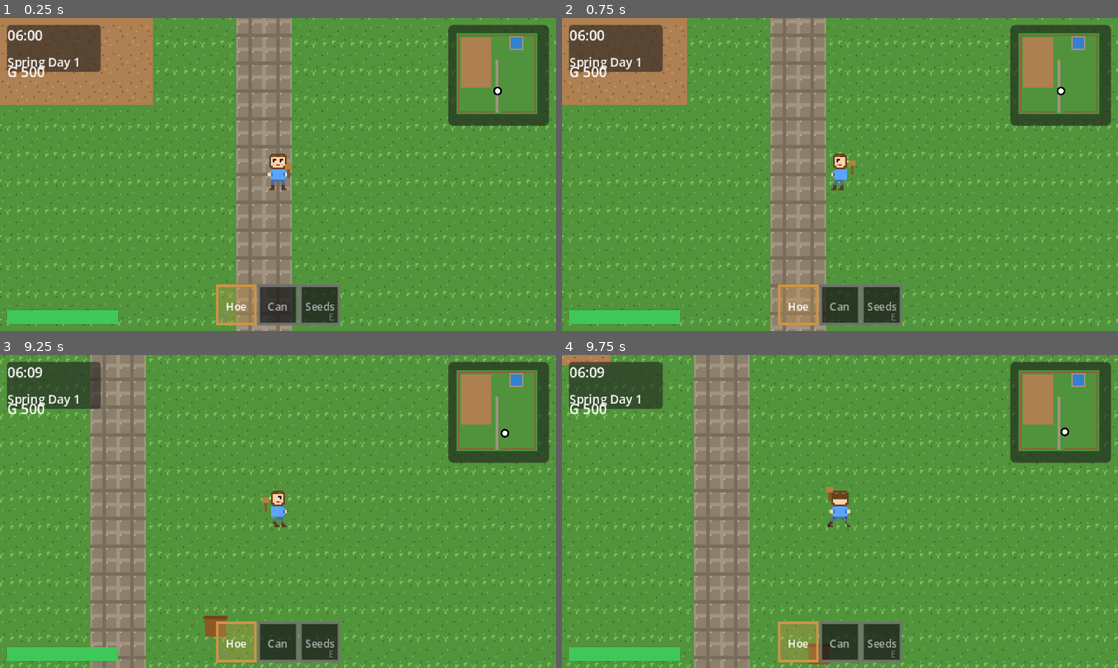
Above: before the commit, frames 1-4 (two rows, left to right).
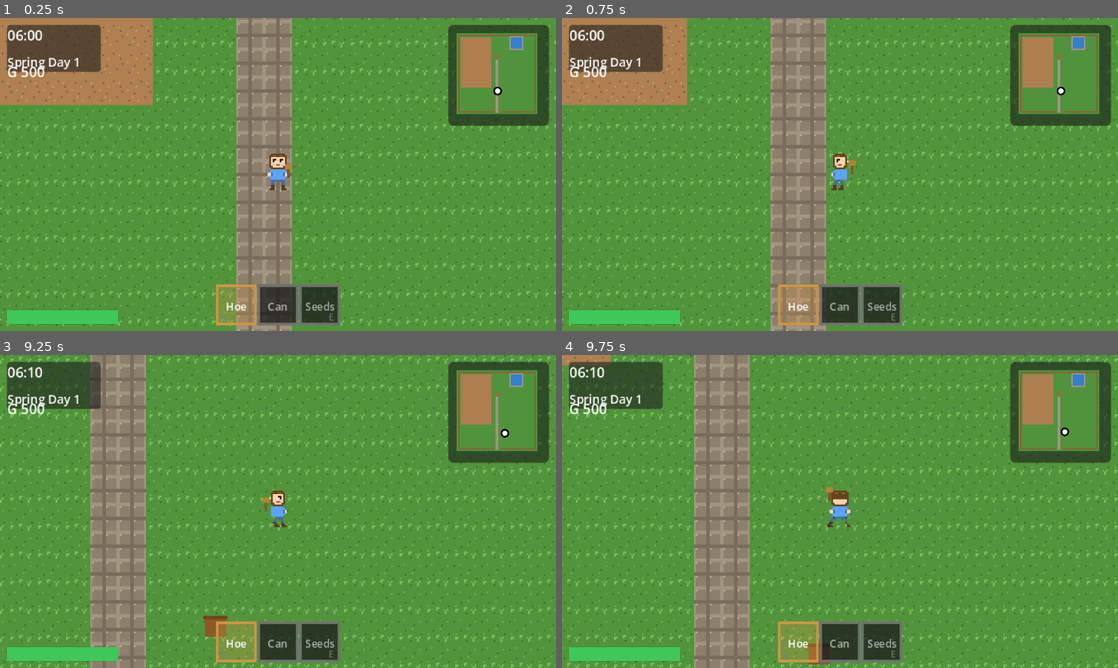
Above: after the commit, the same moments.

Repository: vito-mish/the-merry-fields
Game: Godot game, scene res://scenes/maps/farm.tscn
Same seed, same stepped clock (60 frames per second), same inputs: the game is played once before the commit and once after it.
Inputs:
- Up to frame 1 (0.25 s): no input
- Up to frame 2 (0.75 s): tap Enter at 0.5 s; hold D (move_right) from 0.53 s (still down); hold Z (action) from 0.53 s (still down)
- Up to frame 3 (9.25 s): release D (move_right) at 1.28 s; release Z (action) at 1.28 s; hold S (move_down) 1.28-2.03 s; tap Z (action) at 1.35, 3.05, 4.35, 6.05, 7.35, 9.05 s; hold D (move_right) 2.03-2.78 s; hold Z (action) 2.03-2.78 s; tap E (tool_next) at 2.1, 5.1, 8.1 s; hold W (move_up) 2.78-3.53 s; tap Q (tool_prev) at 2.85, 5.85, 8.85 s; hold Z (action) 3.53-4.28 s; hold A (move_left) 3.53-5.03 s; hold S (move_down) 5.03-5.78 s; hold Z (action) 5.03-5.78 s; hold D (move_right) 5.78-6.53 s; hold W (move_up) 6.53-7.28 s; hold Z (action) 6.53-7.28 s; hold D (move_right) 7.28-8.03 s; hold S (move_down) 8.03-8.78 s; hold Z (action) 8.03-8.78 s; hold A (move_left) from 8.78 s (still down)
- Up to frame 4 (9.75 s): release A (move_left) at 9.53 s; hold W (move_up) from 9.53 s (still down); hold Z (action) from 9.53 s (still down)

The runs differ from the first frame. In frame 1, less than 0.1% of the frame differs, in the area x 89-90%, y 11-13%; in frame 2, less than 0.1%; in frame 3, less than 0.1%; in frame 4, less than 0.1%, in the area x 5-90%, y 3-13%.

Commit message:
feat: 睡眠系統 + GameConfig 參數集中管理 (S02-T04/T05/T06, S06-T09)
睡眠流程：
- 進入農場小屋門口按 Z 主動睡覺，淡出淡入後推進至隔天
- 01:00/02:00/03:00 各觸發 HUD 警告通知
- 04:00 強制暈倒：扣醫療費 500G
- 睡覺懲罰依時間計算（隔天起床體力）：
  00:xx-01:xx 不扣，02:xx -15%，03:xx -30%，暈倒 -50%

其他：
- GameConfig autoload 集中管理可調參數（時間流速、體力、懲罰等）
- 小地圖新增農場小屋色塊
- HUD 新增通知 / 互動提示標籤
- 時間流速設為 1.1（22 遊戲小時 ≈ 真實 20 分鐘）

Co-Authored-By: Claude Sonnet 4.6 <noreply@anthropic.com>

Diff:
--- a/project.godot
+++ b/project.godot
@@ -23,6 +23,7 @@
 
 [autoload]
 
+GameConfig="*res://scripts/config/game_config.gd"
 TransitionManager="*res://scripts/managers/transition_manager.gd"
 TimeManager="*res://scripts/managers/time_manager.gd"
 EconomyManager="*res://scripts/managers/economy_manager.gd"
--- a/scripts/characters/player.gd
+++ b/scripts/characters/player.gd
@@ -1,16 +1,11 @@
 extends CharacterBody2D
 
-# ── 移動 ─────────────────────────────────────────────────────────────────
-const SPEED := 80.0
-
 # ── 體力 ─────────────────────────────────────────────────────────────────
-const STAMINA_MAX := 100.0
-var stamina       := STAMINA_MAX
+var stamina : float = GameConfig.STAMINA_MAX
 
 # ── 工具 ─────────────────────────────────────────────────────────────────
 ## 可用工具清單
-const TOOLS        : Array[String] = ["hoe", "watering_can", "seeds"]
-const TOOL_STAMINA : Dictionary    = { "hoe": 4.0, "watering_can": 2.0, "seeds": 1.0 }
+const TOOLS : Array[String] = ["hoe", "watering_can", "seeds"]
 ## 目前選擇的工具索引
 var tool_index : int    = 0
 var current_tool: String:
@@ -34,6 +29,8 @@
 
 func _ready() -> void:
 	add_to_group("player")
+	TimeManager.late_night.connect(_on_late_night)
+	TimeManager.forced_sleep.connect(_on_forced_sleep)
 
 
 func _physics_process(delta: float) -> void:
@@ -42,7 +39,7 @@
 		Input.get_axis("move_up", "move_down")
 	).normalized()
 
-	velocity = input * SPEED
+	velocity = input * GameConfig.PLAYER_SPEED
 	move_and_slide()
 	_update_facing(input)
 	_update_animation(input)
@@ -69,7 +66,7 @@
 		return
 
 	var tile_pos := _facing_tile()
-	var cost     : float = TOOL_STAMINA.get(current_tool, 0.0)
+	var cost     : float = GameConfig.TOOL_STAMINA.get(current_tool, 0.0)
 
 	match current_tool:
 		"hoe":
@@ -145,4 +142,42 @@
 
 
 func restore_stamina(amount: float) -> void:
-	stamina = minf(stamina + amount, STAMINA_MAX)
+	stamina = minf(stamina + amount, GameConfig.STAMINA_MAX)
+
+
+# ── 睡眠 ─────────────────────────────────────────────────────────────────
+
+func _on_late_night(_hour: int) -> void:
+	pass  # 只顯示 HUD 警告，不影響體力
+
+
+func _on_forced_sleep() -> void:
+	var fee := mini(GameConfig.DOCTOR_FEE, EconomyManager.get_gold())
+	EconomyManager.spend_gold(fee)
+	_do_sleep(true)
+
+
+## 主動睡覺（進房屋觸發）
+func sleep() -> void:
+	_do_sleep(false)
+
+
+func _do_sleep(fainted: bool) -> void:
+	var penalty := GameConfig.FAINT_STAMINA_PENALTY if fainted else _calc_sleep_penalty()
+	var wake_stamina := GameConfig.STAMINA_MAX * (1.0 - penalty)
+	TransitionManager.sleep_transition(func() -> void:
+		stamina = wake_stamina
+		TimeManager.advance_to_next_day()
+	)
+
+
+## 依目前時間查表，取得主動睡覺的體力懲罰
+func _calc_sleep_penalty() -> float:
+	var h := TimeManager.hour
+	# 懲罰只在 01:00~03:59 之間有效，其他時間睡覺不扣體力
+	if h < 1 or h >= 4:
+		return 0.0
+	for check_hour in [3, 2, 1]:
+		if h >= check_hour:
+			return GameConfig.SLEEP_PENALTY_BY_HOUR[check_hour]
+	return 0.0
--- /dev/null
+++ b/scripts/config/game_config.gd
@@ -0,0 +1,36 @@
+## GameConfig — 遊戲可調參數集中管理
+## 修改這裡就能調整遊戲平衡，不需要到各個腳本翻找
+extends Node
+
+# ── 時間 ─────────────────────────────────────────────────────────────────
+## 真實 1 秒 = 幾遊戲分鐘（調大 → 時間流得更快）
+const TIME_SPEED: float = 1.1  # 22 遊戲小時 ≈ 真實 20 分鐘
+## 每天起床時間
+const DAY_START_HOUR: int = 6
+## 每季天數
+const DAYS_PER_SEASON: int = 28
+
+# ── 玩家 ─────────────────────────────────────────────────────────────────
+## 移動速度（像素/秒）
+const PLAYER_SPEED: float = 80.0
+## 體力上限
+const STAMINA_MAX: float = 100.0
+## 各工具體力消耗
+const TOOL_STAMINA: Dictionary = {
+	"hoe": 4.0,
+	"watering_can": 2.0,
+	"seeds": 1.0,
+}
+
+# ── 懲罰 ─────────────────────────────────────────────────────────────────
+## 依睡覺時間決定隔天起床的體力扣除比例
+## key = 幾點之後睡覺，value = 扣除比例（0.0 = 不扣，0.5 = 扣 50%）
+const SLEEP_PENALTY_BY_HOUR: Dictionary = {
+	1: 0.00, # 01:xx 睡：不扣
+	2: 0.15, # 02:xx 睡：扣 15%
+	3: 0.30, # 03:xx 睡：扣 30%
+}
+## 04:00 強制暈倒（送醫）：扣 50%
+const FAINT_STAMINA_PENALTY: float = 0.50
+## 04:00 暈倒送醫費用（G）
+const DOCTOR_FEE: int = 500
--- a/scripts/managers/locale_manager.gd
+++ b/scripts/managers/locale_manager.gd
@@ -40,6 +40,12 @@
 	"MENU_BACK":          "← 返回",
 	"SETTINGS_LANGUAGE":  "語言",
 	"SETTINGS_TITLE":     "設定",
+	# 睡眠系統
+	"SLEEP_HINT":     "[ Z ] 睡覺",
+	"NOTIFY_01":      "01:00 了，晚點睡體力會打折",
+	"NOTIFY_02":      "02:00！明天起床體力 -15%",
+	"NOTIFY_03":      "03:00！明天起床體力 -30%",
+	"NOTIFY_FAINTED": "昨晚暈倒⋯ 扣除醫療費 500G，體力 -50%",
 }
 
 const _EN : Dictionary = {
@@ -69,6 +75,12 @@
 	"MENU_BACK":          "< Back",
 	"SETTINGS_LANGUAGE":  "Language",
 	"SETTINGS_TITLE":     "Settings",
+	# Sleep system
+	"SLEEP_HINT":     "[ Z ] Sleep",
+	"NOTIFY_01":      "01:00 — sleeping late reduces tomorrow's stamina",
+	"NOTIFY_02":      "02:00! Wake up stamina -15% tomorrow",
+	"NOTIFY_03":      "03:00! Wake up stamina -30% tomorrow",
+	"NOTIFY_FAINTED": "You fainted... Doctor fee -500G, stamina -50%",
 }
 
 
--- a/scripts/managers/time_manager.gd
+++ b/scripts/managers/time_manager.gd
@@ -3,22 +3,16 @@
 extends Node
 
 # ── 常數 ─────────────────────────────────────────────────────────────────
-## 真實 1 秒 = 幾遊戲分鐘（調整此值改變時間流速）
-const MINUTES_PER_REAL_SECOND : float = 1.0
-
 const HOURS_PER_DAY    := 24
 const MINUTES_PER_HOUR := 60
-const DAYS_PER_SEASON  := 28
 
 const SEASON_EN        : Array[String] = ["spring", "summer", "autumn", "winter"]
 const SEASON_KEYS      : Array[String] = ["SEASON_SPRING", "SEASON_SUMMER", "SEASON_FALL", "SEASON_WINTER"]
 
-## 每天起床時間
-const DAY_START_HOUR   := 6
 const DAY_START_MINUTE := 0
 
 # ── 狀態 ─────────────────────────────────────────────────────────────────
-var hour   : int = DAY_START_HOUR
+var hour   : int = GameConfig.DAY_START_HOUR
 var minute : int = DAY_START_MINUTE
 var day    : int = 1
 var season : int = 0   # 0=春 1=夏 2=秋 3=冬
@@ -28,16 +22,22 @@
 
 var _accum : float = 0.0
 
+# 每天已觸發過的夜深時間（避免重複發訊號）
+var _late_night_notified : Array = []   # 記錄哪些整點已通知過
+var _forced_sleep_done   : bool  = false
+
 # ── 訊號 ─────────────────────────────────────────────────────────────────
 signal time_changed(hour: int, minute: int)
 signal day_changed(day: int, season: int, year: int)
 signal season_changed(season: int)
+signal late_night(hour: int)  ## 01:00 / 02:00 / 03:00：依時間給予提示
+signal forced_sleep           ## 04:00：強制暈倒
 
 
 func _process(delta: float) -> void:
 	if paused:
 		return
-	_accum += delta * MINUTES_PER_REAL_SECOND
+	_accum += delta * GameConfig.TIME_SPEED
 	while _accum >= 1.0:
 		_accum -= 1.0
 		_tick_minute()
@@ -47,9 +47,11 @@
 
 ## 睡覺後推進到隔天早上
 func advance_to_next_day() -> void:
-	hour   = DAY_START_HOUR
+	hour   = GameConfig.DAY_START_HOUR
 	minute = DAY_START_MINUTE
 	_accum = 0.0
+	_late_night_notified.clear()
+	_forced_sleep_done = false
 	_advance_day()
 	time_changed.emit(hour, minute)
 
@@ -81,13 +83,23 @@
 		hour += 1
 		if hour >= HOURS_PER_DAY:
 			hour = 0
+			_late_night_notified.clear()
+			_forced_sleep_done = false
 			_advance_day()
 	time_changed.emit(hour, minute)
+	# 夜深警告（01:00 / 02:00 / 03:00 各觸發一次）
+	if minute == 0 and hour in [1, 2, 3] and not (hour in _late_night_notified):
+		_late_night_notified.append(hour)
+		late_night.emit(hour)
+	# 強制暈倒（04:00）
+	if hour == 4 and minute == 0 and not _forced_sleep_done:
+		_forced_sleep_done = true
+		forced_sleep.emit()
 
 
 func _advance_day() -> void:
 	day += 1
-	if day > DAYS_PER_SEASON:
+	if day > GameConfig.DAYS_PER_SEASON:
 		day = 1
 		season = (season + 1) % 4
 		if season == 0:
--- a/scripts/managers/transition_manager.gd
+++ b/scripts/managers/transition_manager.gd
@@ -43,6 +43,19 @@
 	return _is_busy
 
 
+## 睡眠淡出淡入：淡黑後執行 on_black，再淡入
+func sleep_transition(on_black: Callable) -> void:
+	if _is_busy:
+		return
+	_is_busy = true
+	await _fade_to(1.0)
+	on_black.call()
+	await get_tree().process_frame
+	await get_tree().process_frame
+	await _fade_to(0.0)
+	_is_busy = false
+
+
 # ── 私有 ─────────────────────────────────────────────────────────────────
 
 func _fade_to(alpha: float) -> void:
--- a/scripts/maps/farm.gd
+++ b/scripts/maps/farm.gd
@@ -28,6 +28,7 @@
 	_add_spawn_points()
 	_add_trees()
 	_add_shipping_box()
+	_add_house()
 
 
 func _setup_tileset() -> void:
@@ -239,6 +240,75 @@
 	$YSort.add_child(visual)
 
 
+# ── 農場小屋 ──────────────────────────────────────────────────────────────
+
+func _add_house() -> void:
+	# ── 視覺（Y-sort 下，讓玩家可走到房屋前方） ──────────────────────────
+	var house := Node2D.new()
+	house.position = Vector2(8, -196)
+
+	# 牆體（木色）
+	var wall := Polygon2D.new()
+	wall.color = Color(0.60, 0.42, 0.24, 1.0)
+	wall.polygon = PackedVector2Array([
+		Vector2(-24, -16), Vector2(24, -16),
+		Vector2(24,   16), Vector2(-24, 16),
+	])
+	house.add_child(wall)
+
+	# 屋頂（磚紅三角）
+	var roof := Polygon2D.new()
+	roof.color = Color(0.72, 0.28, 0.18, 1.0)
+	roof.polygon = PackedVector2Array([
+		Vector2(-28, -16), Vector2(28, -16),
+		Vector2(0,   -38),
+	])
+	house.add_child(roof)
+
+	# 門洞（深棕）
+	var door_vis := Polygon2D.new()
+	door_vis.color = Color(0.25, 0.15, 0.08, 1.0)
+	door_vis.polygon = PackedVector2Array([
+		Vector2(-5, -1), Vector2(5, -1),
+		Vector2(5,  16), Vector2(-5, 16),
+	])
+	house.add_child(door_vis)
+
+	# 左窗（淡黃）
+	var win := Polygon2D.new()
+	win.color = Color(0.95, 0.88, 0.55, 0.85)
+	win.polygon = PackedVector2Array([
+		Vector2(-21, -8), Vector2(-11, -8),
+		Vector2(-11,  2), Vector2(-21,  2),
+	])
+	house.add_child(win)
+
+	# 右窗
+	var win2 := Polygon2D.new()
+	win2.color = win.color
+	win2.polygon = PackedVector2Array([
+		Vector2(11, -8), Vector2(21, -8),
+		Vector2(21,  2), Vector2(11,  2),
+	])
+	house.add_child(win2)
+
+	$YSort.add_child(house)
+
+	# ── 碰撞體（擋住房屋本體）────────────────────────────────────────────
+	_make_wall(Vector2(8, -196), Vector2(56, 32))
+
+	# ── 門口睡覺觸發區 ───────────────────────────────────────────────────
+	var door       := Area2D.new()
+	var col        := CollisionShape2D.new()
+	var shape      := RectangleShape2D.new()
+	shape.size     = Vector2(32, 12)
+	col.shape      = shape
+	door.position  = Vector2(8, -173)
+	door.set_script(preload("res://scripts/world/sleep_door.gd"))
+	door.add_child(col)
+	add_child(door)
+
+
 # ── 工具 ─────────────────────────────────────────────────────────────────
 
 func _place(x: int, y: int, coord: Vector2i) -> void:
--- a/scripts/ui/hud.gd
+++ b/scripts/ui/hud.gd
@@ -1,5 +1,11 @@
-## HUD — 遊戲介面控制器 (S11-T01, S11-T02, S11-T04)
+## HUD — 遊戲介面控制器 (S11-T01, S11-T02, S11-T03, S11-T04)
 extends CanvasLayer
+
+const NOTIFY_DURATION := 4.0
+
+var _notify_label : Label
+var _notify_timer : float = 0.0
+var _hint_label   : Label
 
 # ── 工具列常數 ────────────────────────────────────────────────────────────
 const TOOL_ICONS : Dictionary = {
@@ -23,18 +29,26 @@
 
 
 func _ready() -> void:
+	add_to_group("hud")
 	TimeManager.time_changed.connect(_on_time_changed)
 	TimeManager.day_changed.connect(_on_day_changed)
+	TimeManager.late_night.connect(_on_late_night)
+	TimeManager.forced_sleep.connect(func() -> void: show_notification(tr("NOTIFY_FAINTED")))
 	EconomyManager.gold_changed.connect(_on_gold_changed)
 	LocaleManager.locale_changed.connect(_on_locale_changed)
 	_on_time_changed(TimeManager.hour, TimeManager.minute)
 	_on_day_changed(TimeManager.day, TimeManager.season, TimeManager.year)
 	_on_gold_changed(EconomyManager.gold)
+	_build_overlay_labels()
 
 
-func _process(_delta: float) -> void:
+func _process(delta: float) -> void:
 	_refresh_stamina()
 	_toolbar.queue_redraw()
+	if _notify_timer > 0.0:
+		_notify_timer -= delta
+		if _notify_timer <= 0.0:
+			_notify_label.hide()
 
 
 # ── 時間訊號 ──────────────────────────────────────────────────────────────
@@ -64,8 +78,66 @@
 	var player : Node = get_tree().get_first_node_in_group("player")
 	if not player:
 		return
-	var pct : float = player.stamina / player.STAMINA_MAX
+	var pct : float = player.stamina / GameConfig.STAMINA_MAX
 	_stamina_bar.value = pct * 100.0
 	var fill := _stamina_bar.get_theme_stylebox("fill") as StyleBoxFlat
 	if fill:
 		fill.bg_color = Color(0.85, 0.22, 0.22, 1.0) if pct < 0.3 else Color(0.25, 0.78, 0.35, 1.0)
+
+
+# ── 通知 / 提示標籤 ───────────────────────────────────────────────────────
+
+func _build_overlay_labels() -> void:
+	# 通知（有時限，居中上方）
+	_notify_label = Label.new()
+	_notify_label.add_theme_font_size_override("font_size", 7)
+	_notify_label.horizontal_alignment = HORIZONTAL_ALIGNMENT_CENTER
+	_notify_label.anchor_left   = 0.5
+	_notify_label.anchor_right  = 0.5
+	_notify_label.anchor_top    = 0.0
+	_notify_label.anchor_bottom = 0.0
+	_notify_label.offset_left   = -80.0
+	_notify_label.offset_right  =  80.0
+	_notify_label.offset_top    =  36.0
+	_notify_label.offset_bottom =  50.0
+	_notify_label.modulate      = Color(1.0, 1.0, 0.5, 1.0)
+	_notify_label.hide()
+	add_child(_notify_label)
+
+	# 互動提示（持續顯示直到離開觸發區）
+	_hint_label = Label.new()
+	_hint_label.add_theme_font_size_override("font_size", 7)
+	_hint_label.horizontal_alignment = HORIZONTAL_ALIGNMENT_CENTER
+	_hint_label.anchor_left   = 0.5
+	_hint_label.anchor_right  = 0.5
+	_hint_label.anchor_top    = 1.0
+	_hint_label.anchor_bottom = 1.0
+	_hint_label.offset_left   = -60.0
+	_hint_label.offset_right  =  60.0
+	_hint_label.offset_top    = -42.0
+	_hint_label.offset_bottom = -28.0
+	_hint_label.modulate      = Color(1.0, 1.0, 1.0, 0.9)
+	_hint_label.hide()
+	add_child(_hint_label)
+
+
+func _on_late_night(h: int) -> void:
+	match h:
+		1: show_notification(tr("NOTIFY_01"))
+		2: show_notification(tr("NOTIFY_02"))
+		3: show_notification(tr("NOTIFY_03"))
+
+
+func show_notification(text: String) -> void:
+	_notify_label.text = text
+	_notify_label.show()
+	_notify_timer = NOTIFY_DURATION
+
+
+func show_hint(text: String) -> void:
+	_hint_label.text = text
+	_hint_label.show()
+
+
+func hide_hint() -> void:
+	_hint_label.hide()
--- a/scripts/ui/minimap.gd
+++ b/scripts/ui/minimap.gd
@@ -55,8 +55,15 @@
 	if _map_texture:
 		draw_texture_rect(_map_texture, Rect2(0, 0, DISPLAY, DISPLAY), false)
 
+	var scale := float(DISPLAY) / MAP_SIZE
+
+	# 農場小屋（像素 (8,-196) → tile (0.5,-12.25)）
+	var house_tile := Vector2(0.5 + MAP_HALF, -12.25 + MAP_HALF)
+	var house_pos  := house_tile * scale
+	draw_rect(Rect2(house_pos - Vector2(1.5, 1.0), Vector2(3.0, 2.0)),
+			Color(0.60, 0.42, 0.24, 1.0))
+
 	# Player dot (white with black outline)
-	var scale := float(DISPLAY) / MAP_SIZE
 	var dot := _player_dot * scale
 	draw_circle(dot, 2.5, Color.BLACK)
 	draw_circle(dot, 1.5, Color.WHITE)
--- /dev/null
+++ b/scripts/world/sleep_door.gd
@@ -0,0 +1,41 @@
+## SleepDoor — 房屋門口睡覺觸發 (S02-T06)
+## 玩家進入觸發區後按 Z 睡覺，淡出後推進至隔天
+extends Area2D
+
+var _player_inside : bool = false
+
+
+func _ready() -> void:
+	collision_layer = 0
+	collision_mask  = 1
+	body_entered.connect(_on_body_entered)
+	body_exited.connect(_on_body_exited)
+
+
+func _unhandled_input(event: InputEvent) -> void:
+	if not _player_inside:
+		return
+	if event.is_action_pressed("action"):
+		var player := get_tree().get_first_node_in_group("player")
+		if player and player.has_method("sleep"):
+			player.sleep()
+		get_viewport().set_input_as_handled()
+
+
+func _on_body_entered(body: Node) -> void:
+	if not body.is_in_group("player"):
+		return
+	_player_inside = true
+	# 顯示提示
+	var hud := get_tree().get_first_node_in_group("hud")
+	if hud and hud.has_method("show_hint"):
+		hud.show_hint(tr("SLEEP_HINT"))
+
+
+func _on_body_exited(body: Node) -> void:
+	if not body.is_in_group("player"):
+		return
+	_player_inside = false
+	var hud := get_tree().get_first_node_in_group("hud")
+	if hud and hud.has_method("hide_hint"):
+		hud.hide_hint()
Not shown, added: scripts/config/game_config.gd.uid
Not shown, added: scripts/world/sleep_door.gd.uid
